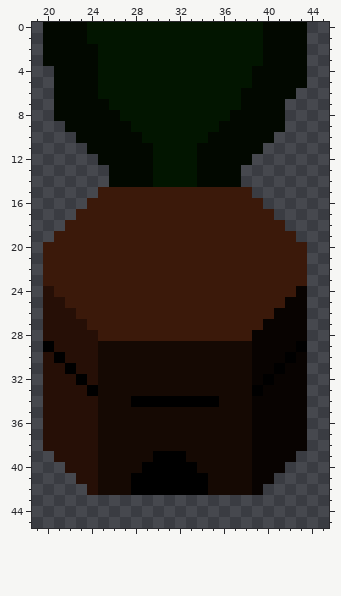
Two states of a pixel-art sprite, Assets/Sprites/Tiles/Base.png. That is the earlier state.
The file is 64x64 pixels. Colours within 5 levels of each other are drawn and written as one. Shown: x 19..45, y 0..45.
And afterwards:
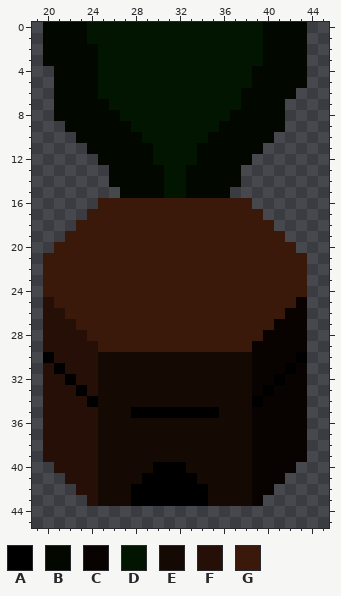
Palette (. is transparent): A #000000  B #020800  C #080301  D #021500  E #150903  F #260f06  G #3b190a
Difference:
Changed rows in their new state; - is an unchanged pixel.
first column x 20:
13 ----------B--B----------
14 ----------B--B----------
15 -----..BBBBDDBBBB..-----
16 ----.--------------.----
17 ---.----------------.---
18 --.------------------.--
19 -.--------------------.-
20 .----------------------.
first column x 20:
24 G----------------------G
25 -G--------------------G-
26 --G------------------G--
27 ---G----------------G---
28 ----G--------------G----
29 F----GGGGGGGGGGGGGG----C
30 AF--------------------CA
31 -AF------------------CA-
32 --AF----------------CA--
33 ---AF--------------CA---
34 ----A---EEEEEEEE---A----
35 --------AAAAAAAA--------
first column x 20:
39 F---------EEE----------C
40 -F-------E---E--------C-
41 --F-----E-----E------C--
42 ---F----------------C---
43 ----FEEEAAAAAAAEEEEC----
